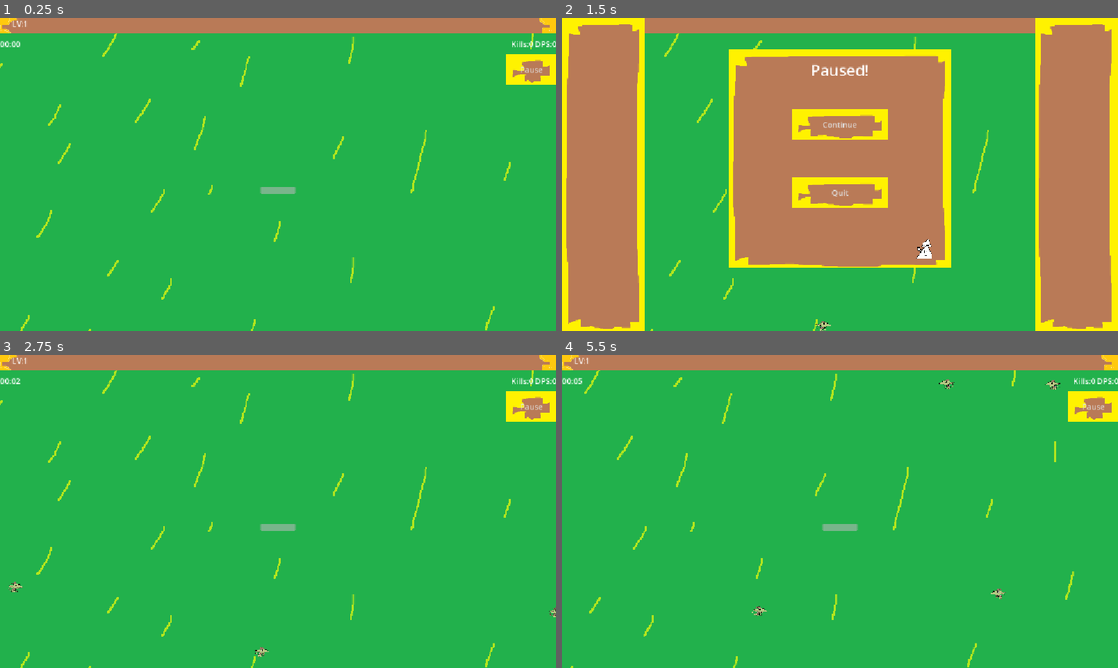
Above: before the commit, frames 1-4 (two rows, left to right).
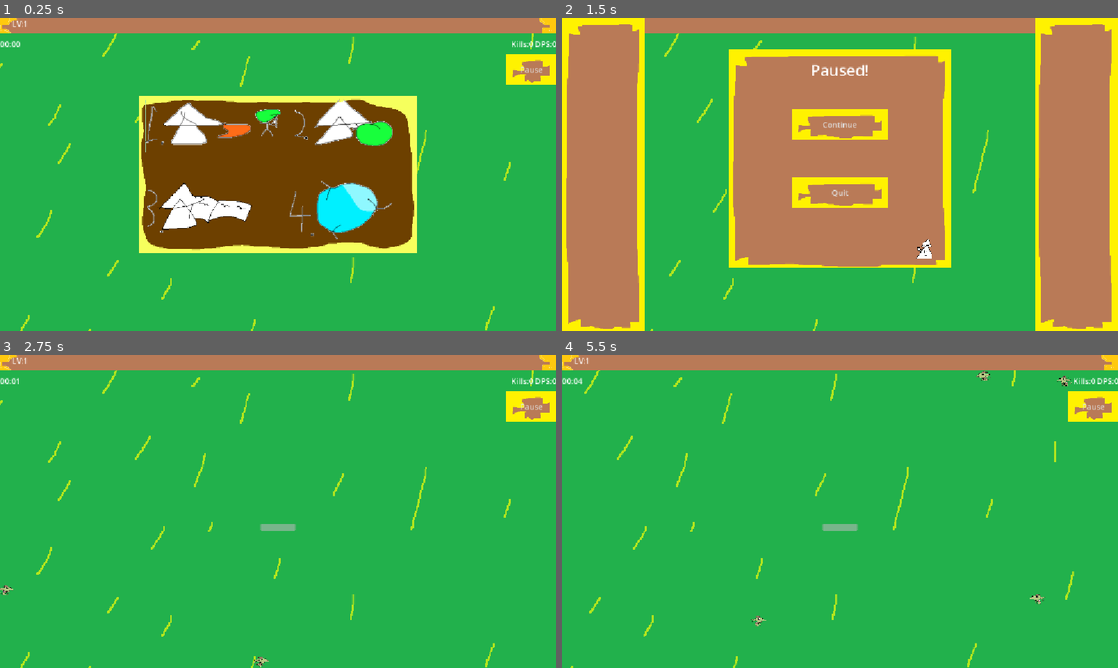
Above: after the commit, the same moments.

Repository: flowerFawn/XP-Based-Leveling
Game: Godot game, scene res://scenes/world.tscn
Two runs of this game, one before a commit and one after it. Both use one fixed random seed, a clock stepped at 60 frames per second and the inputs below. This scene is started directly instead of the project's main scene. Sound files missing from this copy of the repository are replaced by a short silence.
Inputs (mouse positions are in pixels of both pictures, inside the frame that each line leads up to):
- Up to frame 1 (0.25 s): no input
- Up to frame 2 (1.5 s): click (840, 174) at 0.52 s; click "Pause" at 1.25 s
- Up to frame 3 (2.75 s): click "Continue" at 2 s
- Up to frame 4 (5.5 s): tap Enter at 2.75 s; move the mouse to (962, 495) at 2.77 s; hold D (player_right) 2.78-3.5 s; hold Shift 2.78-3.5 s; click (962, 495) at 2.92 s; drag from (728, 527) to (784, 639) at 3.52 s; move the mouse to (895, 442) at 4.27 s; hold D (player_right) 4.28-5 s; tap Z at 4.35 s; click (895, 442) at 4.42 s; drag from (812, 574) to (1006, 599) at 5.02 s

The runs differ from the first frame. In frame 1, 25% of the frame differs, in the area x 25-75%, y 24-76%; in frame 2, less than 0.1%; in frame 3, 0.2%; in frame 4, 0.4%.
Error before the commit: Invalid access to property or key 'starting_ability_pool' on a base object of type 'Nil'. (res://scripts/player.gd:60)
Error after the commit: Invalid access to property or key 'starting_ability_pool' on a base object of type 'Nil'. (res://scripts/player.gd:58)

Commit message:
shows tutorial on first time launching

Diff:
--- a/resources/spell/firebolt_1.tres
+++ b/resources/spell/firebolt_1.tres
@@ -10,7 +10,7 @@
 [resource]
 script = ExtResource("1_ho251")
 cooldown = 1.0
-damage = 100000.0
+damage = 6.0
 projectile_speed = 2250.0
 projectile_pierce = 1
 multi_projectile_delay = 0.1
--- a/scenes/menu/in_game_ui.tscn
+++ b/scenes/menu/in_game_ui.tscn
@@ -5,11 +5,13 @@
 [ext_resource type="Texture2D" uid="uid://co8am7svj24am" path="res://assets/placeholders/xp_progress.png" id="1_y3m3p"]
 [ext_resource type="Texture2D" uid="uid://ccxsabshh0hx5" path="res://assets/placeholders/xp_progress_under.png" id="2_wspi5"]
 [ext_resource type="Texture2D" uid="uid://bd7dci6fcskf5" path="res://assets/placeholders/xp_progress_over.png" id="3_ib547"]
+[ext_resource type="Texture2D" uid="uid://bc3g6cpvp0uq4" path="res://assets/placeholders/tutorial.png" id="6_ib547"]
 
 [node name="InGameUI" type="CanvasLayer" unique_id=530250151]
+process_mode = 3
 layer = 20
 
-[node name="Control" type="Control" parent="." unique_id=1781531315 node_paths=PackedStringArray("xp_progress", "timer_label", "dps_label", "kill_count_label", "level_label")]
+[node name="Control" type="Control" parent="." unique_id=1781531315 node_paths=PackedStringArray("xp_progress", "timer_label", "dps_label", "kill_count_label", "level_label", "tutorial")]
 layout_mode = 3
 anchors_preset = 15
 anchor_right = 1.0
@@ -25,6 +27,7 @@
 dps_label = NodePath("VBoxContainer/HBoxContainer2/DpsLabel")
 kill_count_label = NodePath("VBoxContainer/HBoxContainer2/KillLabel")
 level_label = NodePath("LevelLabel")
+tutorial = NodePath("../TextureButton")
 
 [node name="LevelLabel" type="Label" parent="Control" unique_id=1840969812]
 z_index = 3
@@ -82,3 +85,25 @@
 [node name="HBoxContainer" type="HBoxContainer" parent="Control/VBoxContainer" unique_id=1937163988]
 layout_mode = 2
 size_flags_vertical = 3
+mouse_filter = 0
+
+[node name="TextureButton" type="TextureButton" parent="." unique_id=138223319]
+process_mode = 3
+visible = false
+anchors_preset = 8
+anchor_left = 0.5
+anchor_top = 0.5
+anchor_right = 0.5
+anchor_bottom = 0.5
+offset_left = -288.0
+offset_top = -162.0
+offset_right = 288.0
+offset_bottom = 162.0
+grow_horizontal = 2
+grow_vertical = 2
+mouse_behavior_recursive = 2
+texture_normal = ExtResource("6_ib547")
+texture_hover = ExtResource("6_ib547")
+texture_focused = ExtResource("6_ib547")
+
+[connection signal="pressed" from="TextureButton" to="Control" method="_on_texture_button_pressed"]
--- a/scenes/menu/settings.tscn
+++ b/scenes/menu/settings.tscn
@@ -5,7 +5,7 @@
 
 [node name="CanvasLayer" type="CanvasLayer" unique_id=652988485]
 
-[node name="Control" type="Control" parent="." unique_id=1197820255 node_paths=PackedStringArray("skip_check", "buffer_slider", "buffer_slider_label", "screen_option", "show_quadtree_check")]
+[node name="Control" type="Control" parent="." unique_id=1197820255 node_paths=PackedStringArray("skip_check", "screen_option", "show_quadtree_check", "show_tutorial_check")]
 layout_mode = 3
 anchors_preset = 15
 anchor_right = 1.0
@@ -15,10 +15,9 @@
 theme = ExtResource("1_dxr1k")
 script = ExtResource("1_rqcjd")
 skip_check = NodePath("PanelContainer/PanelContainer/ScrollContainer/VBoxContainer/SkipIntroCheck")
-buffer_slider = NodePath("")
-buffer_slider_label = NodePath("")
 screen_option = NodePath("PanelContainer/PanelContainer/ScrollContainer/VBoxContainer/ScreenOption")
 show_quadtree_check = NodePath("PanelContainer/PanelContainer/ScrollContainer/VBoxContainer/ShowQuadTreeCheck")
+show_tutorial_check = NodePath("PanelContainer/PanelContainer/ScrollContainer/VBoxContainer/TutorialCheck")
 
 [node name="PanelContainer" type="PanelContainer" parent="Control" unique_id=673505887]
 layout_mode = 1
@@ -60,6 +59,10 @@
 layout_mode = 2
 text = "Show QuadTree (Nerd Stuff)"
 
+[node name="TutorialCheck" type="CheckBox" parent="Control/PanelContainer/PanelContainer/ScrollContainer/VBoxContainer" unique_id=751672108]
+layout_mode = 2
+text = "Show Tutorial"
+
 [node name="BackButton" type="Button" parent="Control/PanelContainer" unique_id=1846035365]
 custom_minimum_size = Vector2(100, 50)
 layout_mode = 2
@@ -71,4 +74,5 @@
 [connection signal="toggled" from="Control/PanelContainer/PanelContainer/ScrollContainer/VBoxContainer/SkipIntroCheck" to="Control" method="_on_skip_intro_check_toggled"]
 [connection signal="item_selected" from="Control/PanelContainer/PanelContainer/ScrollContainer/VBoxContainer/ScreenOption" to="Control" method="_on_fullscreen_option_item_selected"]
 [connection signal="toggled" from="Control/PanelContainer/PanelContainer/ScrollContainer/VBoxContainer/ShowQuadTreeCheck" to="Control" method="_on_show_quad_tree_check_toggled"]
+[connection signal="toggled" from="Control/PanelContainer/PanelContainer/ScrollContainer/VBoxContainer/TutorialCheck" to="Control" method="_on_tutorial_check_toggled"]
 [connection signal="pressed" from="Control/PanelContainer/BackButton" to="Control" method="_on_back_button_pressed"]
--- a/scripts/autoloads/config.gd
+++ b/scripts/autoloads/config.gd
@@ -8,11 +8,6 @@
 		return current_config.skip_intro
 	set(value):
 		current_config.skip_intro = value
-var input_buffer:float:
-	get:
-		return current_config.input_buffer
-	set(value):
-		current_config.input_buffer = value
 var screen_mode:int:
 	get:
 		return current_config.screen_mode
@@ -23,6 +18,11 @@
 		return current_config.show_quadtree
 	set(value):
 		current_config.show_quadtree = value
+var show_tutorial:bool:
+	get:
+		return current_config.show_tutorial
+	set(value):
+		current_config.show_tutorial = value
 
 
 
--- a/scripts/in_game_ui.gd
+++ b/scripts/in_game_ui.gd
@@ -6,6 +6,13 @@
 @export var dps_label:Label
 @export var kill_count_label:Label
 @export var level_label:Label
+
+@export var tutorial:TextureButton
+
+func _ready() -> void:
+	if Config.show_tutorial:
+		get_tree().paused = true
+		tutorial.visible = true
 
 func set_kill_counter(value:int):
 	kill_count_label.text = "Kills:%02d" % value
@@ -19,3 +26,10 @@
 
 func set_level_counter(value:int):
 	level_label.text = "LV:%d" % value
+
+
+func _on_texture_button_pressed() -> void:
+	tutorial.visible = false
+	get_tree().paused = false
+	Config.show_tutorial = false
+	Config.serialise()
--- a/scripts/menu/settings.gd
+++ b/scripts/menu/settings.gd
@@ -7,10 +7,13 @@
 
 @export var show_quadtree_check:CheckBox
 
+@export var show_tutorial_check:CheckBox
+
 
 func _ready():
 	skip_check.button_pressed = Config.skip_intro
 	show_quadtree_check.button_pressed = Config.show_quadtree
+	show_tutorial_check.button_pressed = Config.show_tutorial
 
 
 func _on_back_button_pressed() -> void:
@@ -31,3 +34,7 @@
 
 func _on_show_quad_tree_check_toggled(toggled_on: bool) -> void:
 	Config.show_quadtree = toggled_on
+
+
+func _on_tutorial_check_toggled(toggled_on: bool) -> void:
+	Config.show_tutorial = toggled_on
--- a/scripts/player.gd
+++ b/scripts/player.gd
@@ -6,7 +6,6 @@
 @export var node_red_flash_timer:Timer
 @export var node_input_buffer_timer:Timer
 @export var node_fake_background:TextureRect
-var buffer_time
 
 var speed:int = 350
 var active_health:float = 100:
@@ -49,7 +48,6 @@
 
 func _ready() -> void:
 	GameInfo.player = self
-	buffer_time = Config.input_buffer
 	await get_tree().current_scene.ready
 	set_character(GameInfo.character)
 	node_progress.min_value = 0
--- a/scripts/resources/base resources/config_options.gd
+++ b/scripts/resources/base resources/config_options.gd
@@ -5,3 +5,4 @@
 @export var input_buffer:float = 0.1
 @export var screen_mode:int = 3
 @export var show_quadtree:bool = false
+@export var show_tutorial:bool = true
Binary file added: assets/placeholders/tutorial.png
Not shown, added: assets/placeholders/tutorial.png.import
Not shown, added: assets/placeholders/tutorial.png~
